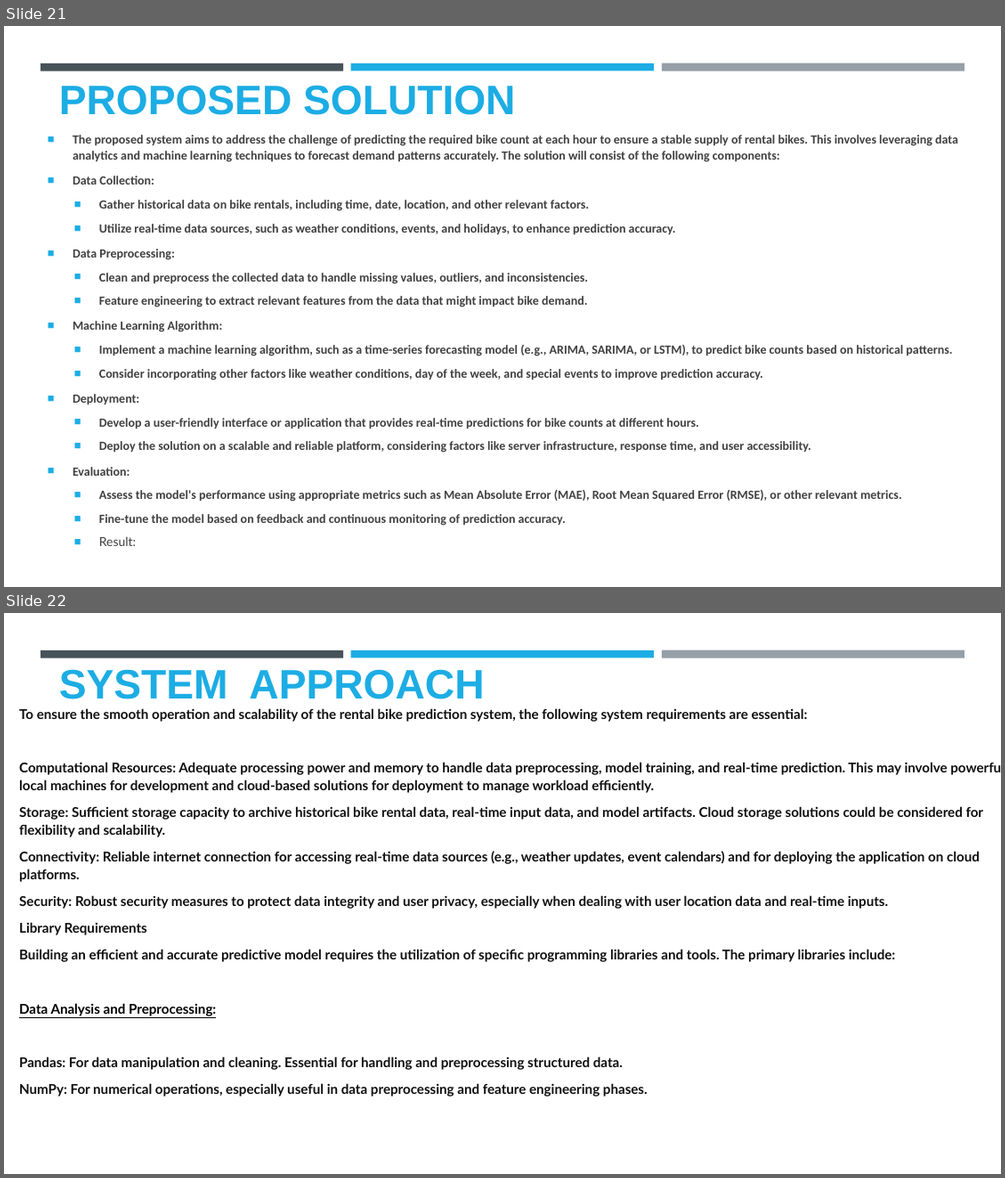
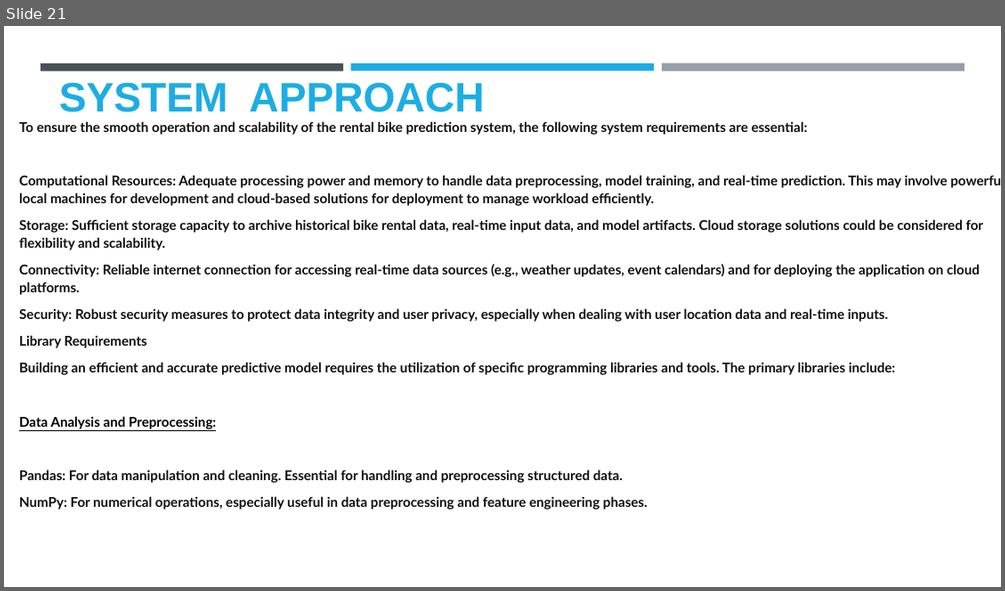
Before and after one commit to harshu722/Edunet-Seoul-bike-sharing-prediction, a slide deck: BikeSeaoul.pptx. Shown one above the other, each under a label of ours: slides 21 and 22 before the commit, slide 21 after it. The pictures are 1005x1178 and 1005x591 pixels, drawn with LibreOffice and Linux fonts; fonts in the diff are those of the drawing; background and template pictures are left out. Boxes give left, top, right and bottom in pixels: in the first picture for what was removed or moved away, otherwise in the second. Text is boxed around its words. In the diff, an @@ line names an element or a change of style, - is before the commit and + after.

```diff
--- a/BikeSeaoul.pptx
+++ b/BikeSeaoul.pptx
@@ slide 21 removed at <box>4,26,1001,587</box>, background #FFFFFF; not listed: 3 template elements that a slide beside it also shows @@
@@ title removed at <box>59,85,515,115</box> @@
-PROPOSED SOLUTION
@@ text removed at <box>73,135,958,546</box> @@
-■ The proposed system aims to address the challenge of predicting the required bike count at each hour to ensure a stable supply of rental bikes. This involves leveraging data analytics and machine learning techniques to forecast demand patterns accurately. The solution will consist of the following components:
-■ Data Collection:
-  ■ Gather historical data on bike rentals, including time, date, location, and other relevant factors.
-  ■ Utilize real-time data sources, such as weather conditions, events, and holidays, to enhance prediction accuracy.
-■ Data Preprocessing:
-  ■ Clean and preprocess the collected data to handle missing values, outliers, and inconsistencies.
-  ■ Feature engineering to extract relevant features from the data that might impact bike demand.
-■ Machine Learning Algorithm:
-  ■ Implement a machine learning algorithm, such as a time-series forecasting model (e.g., ARIMA, SARIMA, or LSTM), to predict bike counts based on historical patterns.
-  ■ Consider incorporating other factors like weather conditions, day of the week, and special events to improve prediction accuracy.
-■ Deployment:
-  ■ Develop a user-friendly interface or application that provides real-time predictions for bike counts at different hours.
-  ■ Deploy the solution on a scalable and reliable platform, considering factors like server infrastructure, response time, and user accessibility.
-■ Evaluation:
-  ■ Assess the model's performance using appropriate metrics such as Mean Absolute Error (MAE), Root Mean Squared Error (RMSE), or other relevant metrics.
-  ■ Fine-tune the model based on feedback and continuous monitoring of prediction accuracy.
-  ■ Result:
@@ what was slide 22 is now slide 21 @@
```
Also in this commit, not shown: 5 slides changed, 2 slides added, 1 other slide removed.
